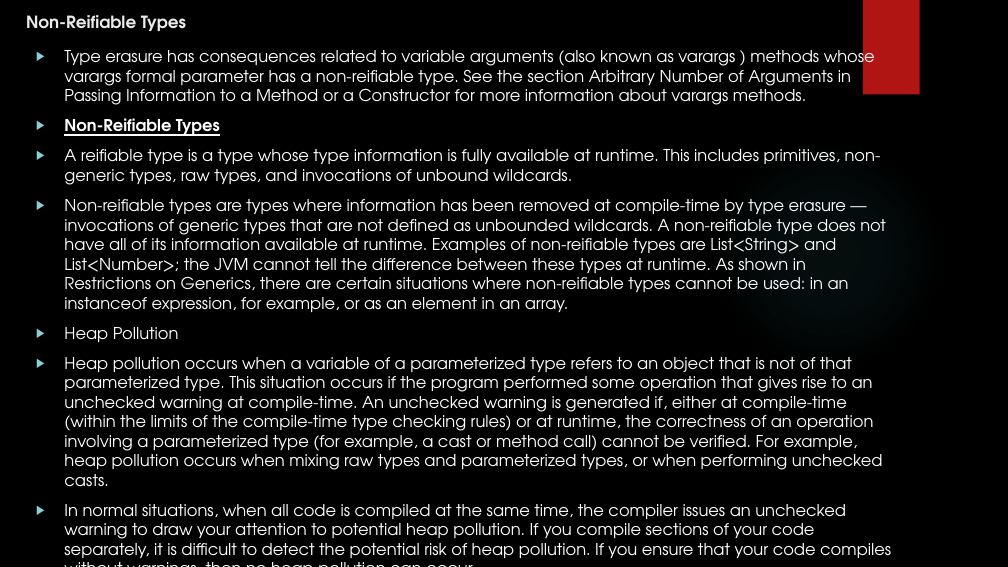
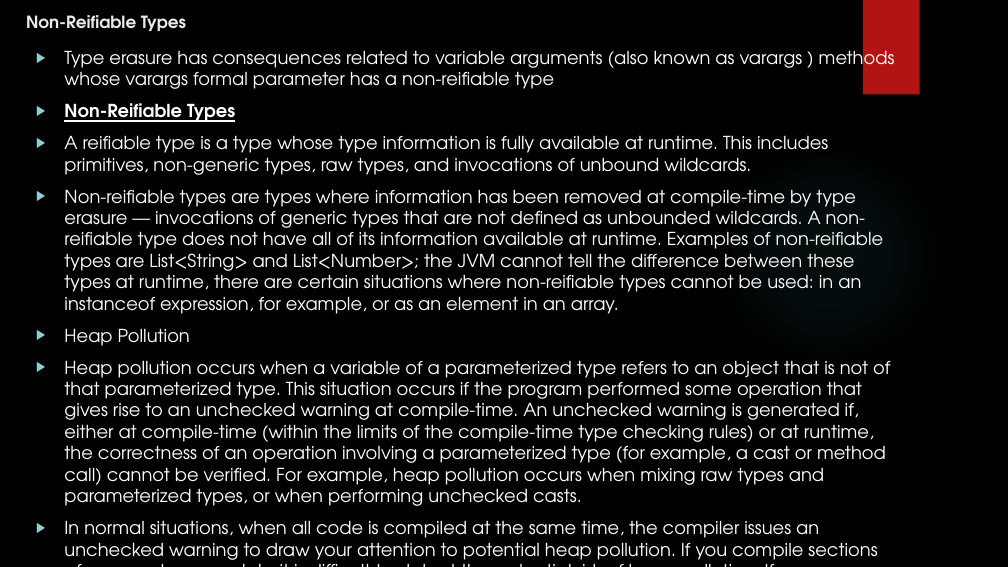
Before and after one commit to rudhrainfogain/JavaGenerics, a slide deck: slide 58 of src/main/resources/JavaGenerics.pptx. Drawn at 1008x567 pixels with LibreOffice and Linux fonts; fonts in the diff are those of the drawing; background and template pictures are left out. Boxes give left, top, right and bottom in pixels: in the first picture for what was removed or moved away, otherwise in the second. Text is boxed around its words. In the diff, an @@ line names an element or a change of style, - is before the commit and + after.

Commit message:
Completed examples

```diff
--- a/src/main/resources/JavaGenerics.pptx
+++ b/src/main/resources/JavaGenerics.pptx
@@ text at (x1=64, y1=46, x2=895, y2=89): text changed; size 15.5 to 17 pt @@
-▶ Type erasure has consequences related to variable arguments (also known as varargs ) methods whose varargs formal parameter has a non-reifiable type. See the section Arbitrary Number of Arguments in Passing Information to a Method or a Constructor for more information about varargs methods.
+▶ Type erasure has consequences related to variable arguments (also known as varargs ) methods whose varargs formal parameter has a non-reifiable type
@@ text at (x1=64, y1=103, x2=890, y2=543): size 15.5 to 17 pt in "Non-Reifiable Types", "A reifiable type is a type whose ...", "Heap Pollution", "Heap pollution occurs when a variable of ..." and 1 more places @@
@@ text at (x1=64, y1=189, x2=884, y2=314): text changed; size 15.5 to 17 pt @@
-▶ Non-reifiable types are types where information has been removed at compile-time by type erasure — invocations of generic types that are not defined as unbounded wildcards. A non-reifiable type does not have all of its information available at runtime. Examples of non-reifiable types are List<String> and List<Number>; the JVM cannot tell the difference between these types at runtime. As shown in Restrictions on Generics, there are certain situations where non-reifiable types cannot be used: in an instanceof expression, for example, or as an element in an array.
+▶ Non-reifiable types are types where information has been removed at compile-time by type erasure — invocations of generic types that are not defined as unbounded wildcards. A non-reifiable type does not have all of its information available at runtime. Examples of non-reifiable types are List<String> and List<Number>; the JVM cannot tell the difference between these types at runtime, there are certain situations where non-reifiable types cannot be used: in an instanceof expression, for example, or as an element in an array.
```
Also in this commit, not shown: 2 other slides changed, 4 slides removed, 8 other files.
